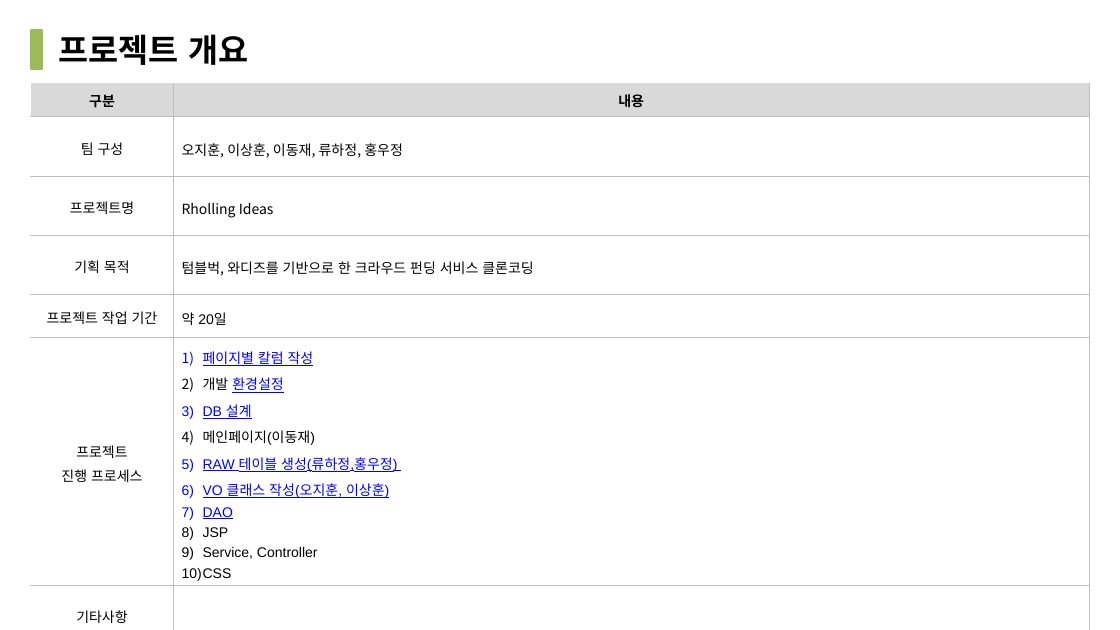
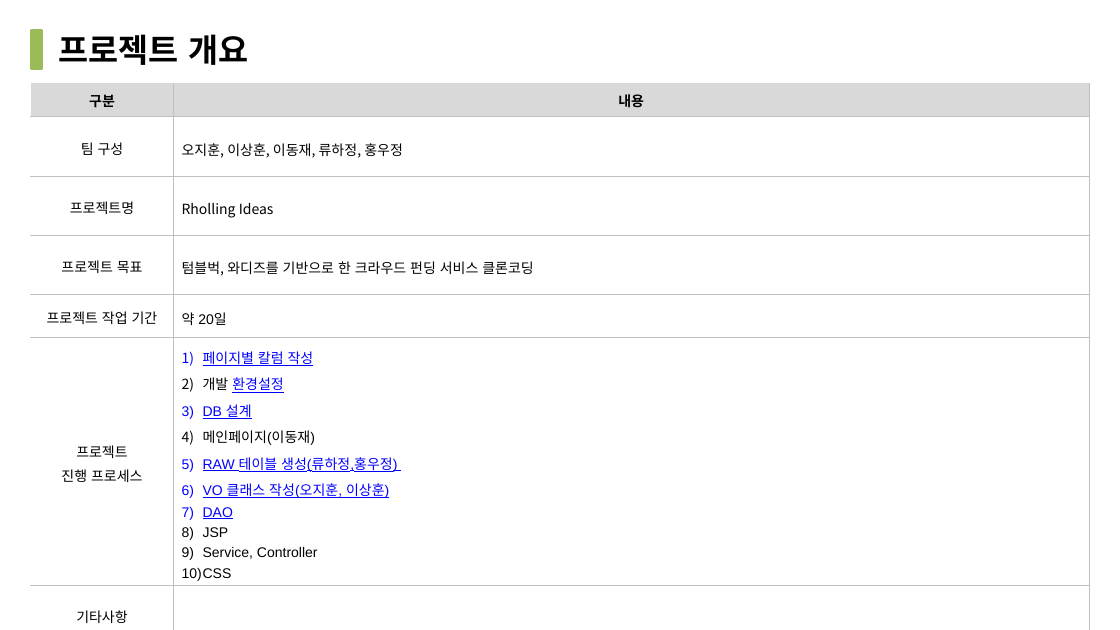
Before and after one commit to hajeongryu/kosta-project, a slide deck: slide 2 of github/Rholling Ideas 발표 자료_211230.pptx. Drawn at 1120x630 pixels with LibreOffice and Linux fonts; fonts in the diff are those of the drawing. Boxes give left, top, right and bottom in pixels: in the first picture for what was removed or moved away, otherwise in the second. Text is boxed around its words. In the diff, an @@ line names an element or a change of style, - is before the commit and + after.

```diff
--- a/github/Rholling Ideas 발표 자료_211230.pptx
+++ b/github/Rholling Ideas 발표 자료_211230.pptx
@@ table at box(31, 83, 1090, 627) @@
-row 4, column 1: 기획 목적
+row 4, column 1: 프로젝트 목표
```
Also in this commit, not shown: 2 other slides changed.
